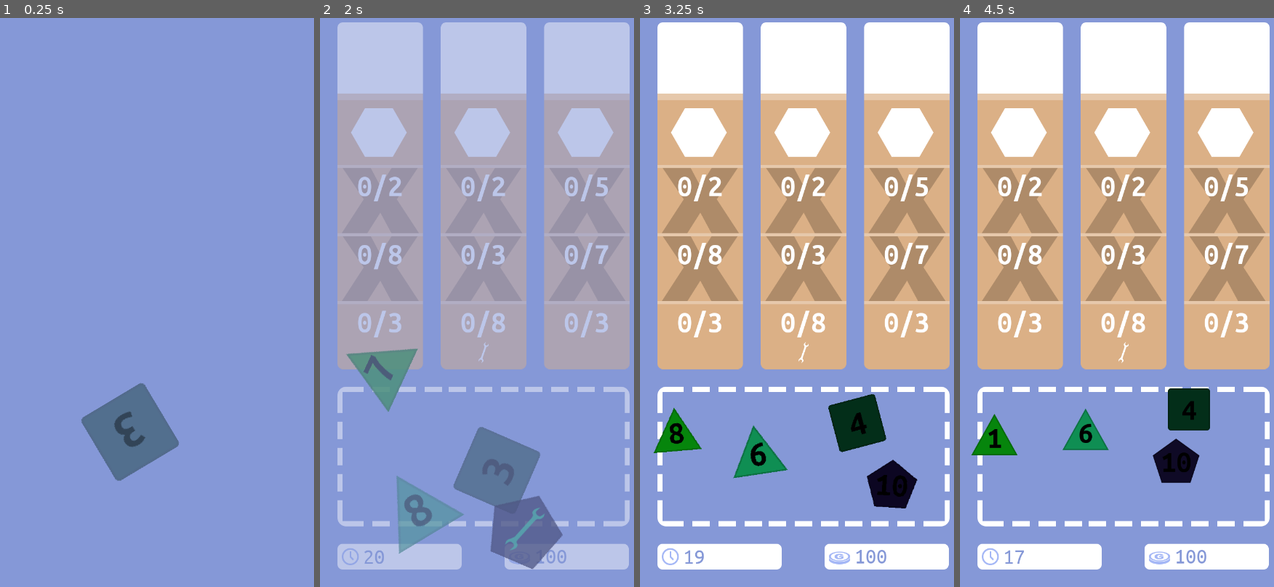
Above: before the commit, frames 1-4 (left to right).
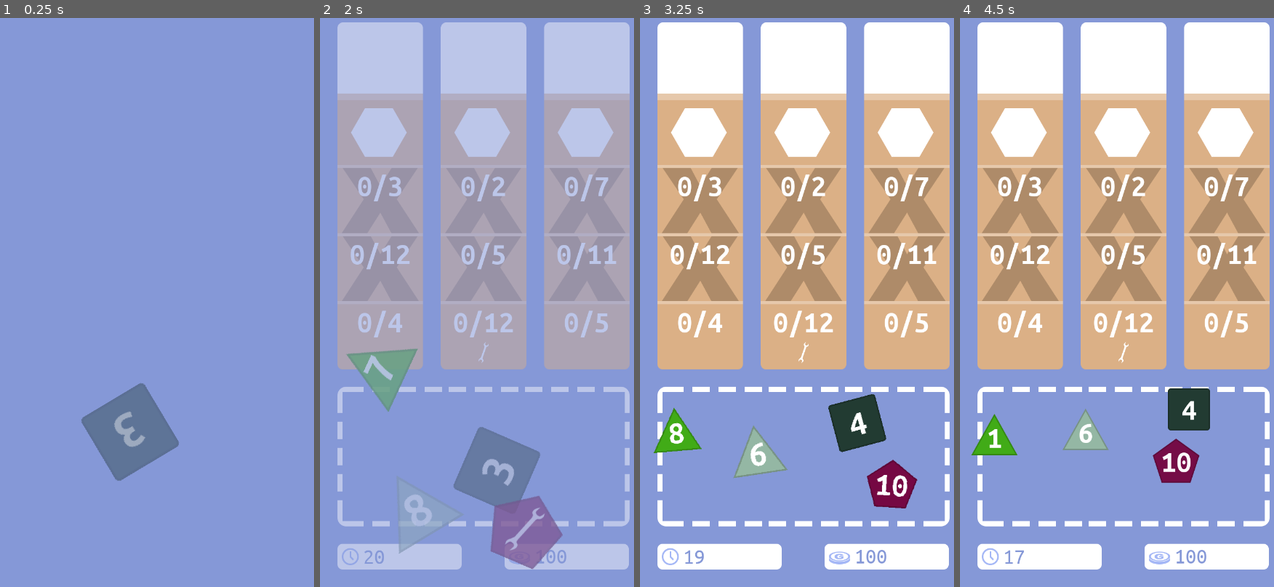
Above: after the commit, the same moments.

Repository: matzebond/DiceRepair
Game: Godot game, scene res://scenes/screens/RootNode.tscn
Two runs of this game, one before a commit and one after it. Both use one fixed random seed, a clock stepped at 60 frames per second and the inputs below.
Inputs (mouse positions are in pixels of both pictures, inside the frame that each line leads up to):
- Up to frame 1 (0.25 s): no input
- Up to frame 2 (2 s): tap Enter (ui_accept) at 0.5 s; drag from (439, 439) to (483, 513) at 0.52 s; drag from (417, 325) to (483, 421) at 1.27 s
- Up to frame 3 (3.25 s): move the mouse to (815, 473) at 2.02 s; click (815, 473) at 2.17 s; drag from (683, 416) to (844, 439) at 2.77 s
- Up to frame 4 (4.5 s): drag from (1079, 444) to (994, 439) at 3.52 s; drag from (1220, 473) to (1085, 433) at 4.27 s

The runs differ from the first frame. In frame 1, 0.2% of the frame differs, in the area x 36-47%, y 69-76%; in frame 2, 5.2%, in the area x 9-95%, y 28-97%; in frame 3, 5.1%; in frame 4, 4.4%.

Commit message:
Fixed bug, tweaked constants

Diff:
--- a/scenes/die/Die.tscn
+++ b/scenes/die/Die.tscn
@@ -12,7 +12,6 @@
 [node name="Die" type="Sprite" groups=[
 "die",
 ]]
-modulate = Color( 0.0980392, 0.776471, 0.505882, 1 )
 z_index = 10
 texture = ExtResource( 2 )
 script = ExtResource( 1 )
@@ -25,7 +24,7 @@
 margin_right = -55.0
 margin_bottom = -55.0
 custom_fonts/font = ExtResource( 3 )
-custom_colors/font_color = Color( 0, 0, 0, 1 )
+custom_colors/font_color = Color( 1, 1, 1, 1 )
 text = "6"
 align = 1
 valign = 1
--- a/scenes/jobs/JobStep.gd
+++ b/scenes/jobs/JobStep.gd
@@ -3,7 +3,7 @@
 
 
 export var work_min:int = 1
-export var work_max:int = 8
+export var work_max:int = 13
 
 var work_req:int
 var work_cur:int
--- a/scenes/screens/GameScene.tscn
+++ b/scenes/screens/GameScene.tscn
@@ -26,7 +26,7 @@
 position = Vector2( 610, 835 )
 
 [node name="jobmask" type="Sprite" parent="."]
-position = Vector2( 375, 437 )
+position = Vector2( 375, 438 )
 texture = ExtResource( 2 )
 
 [node name="Time" type="Label" parent="."]
